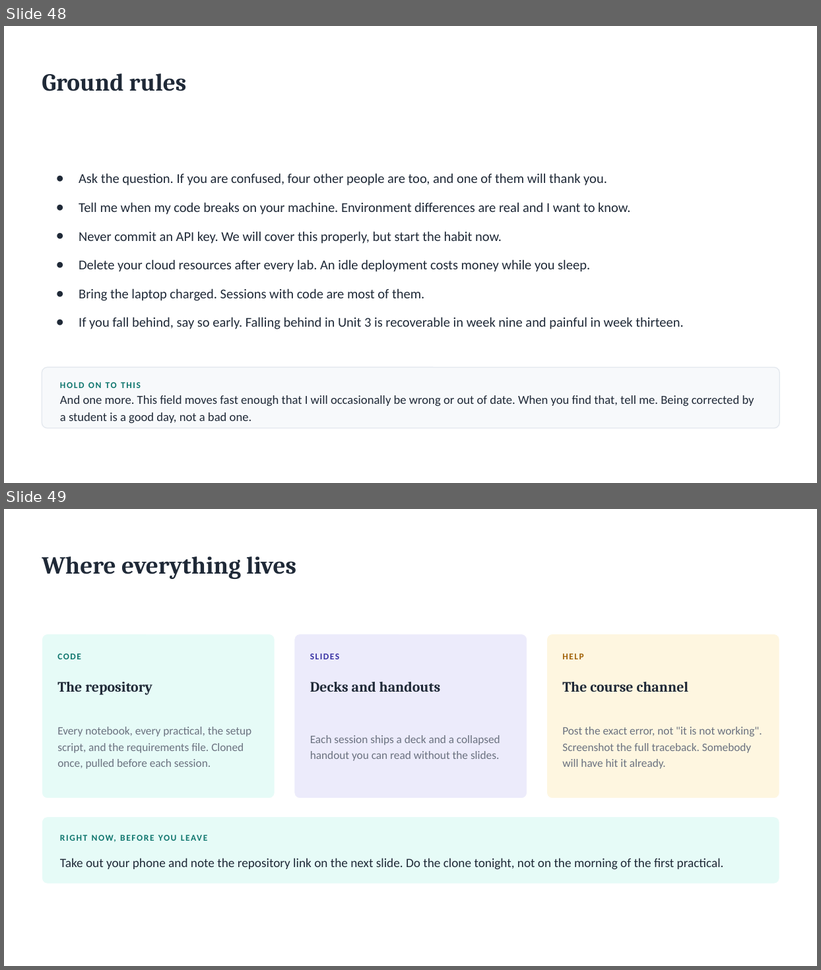
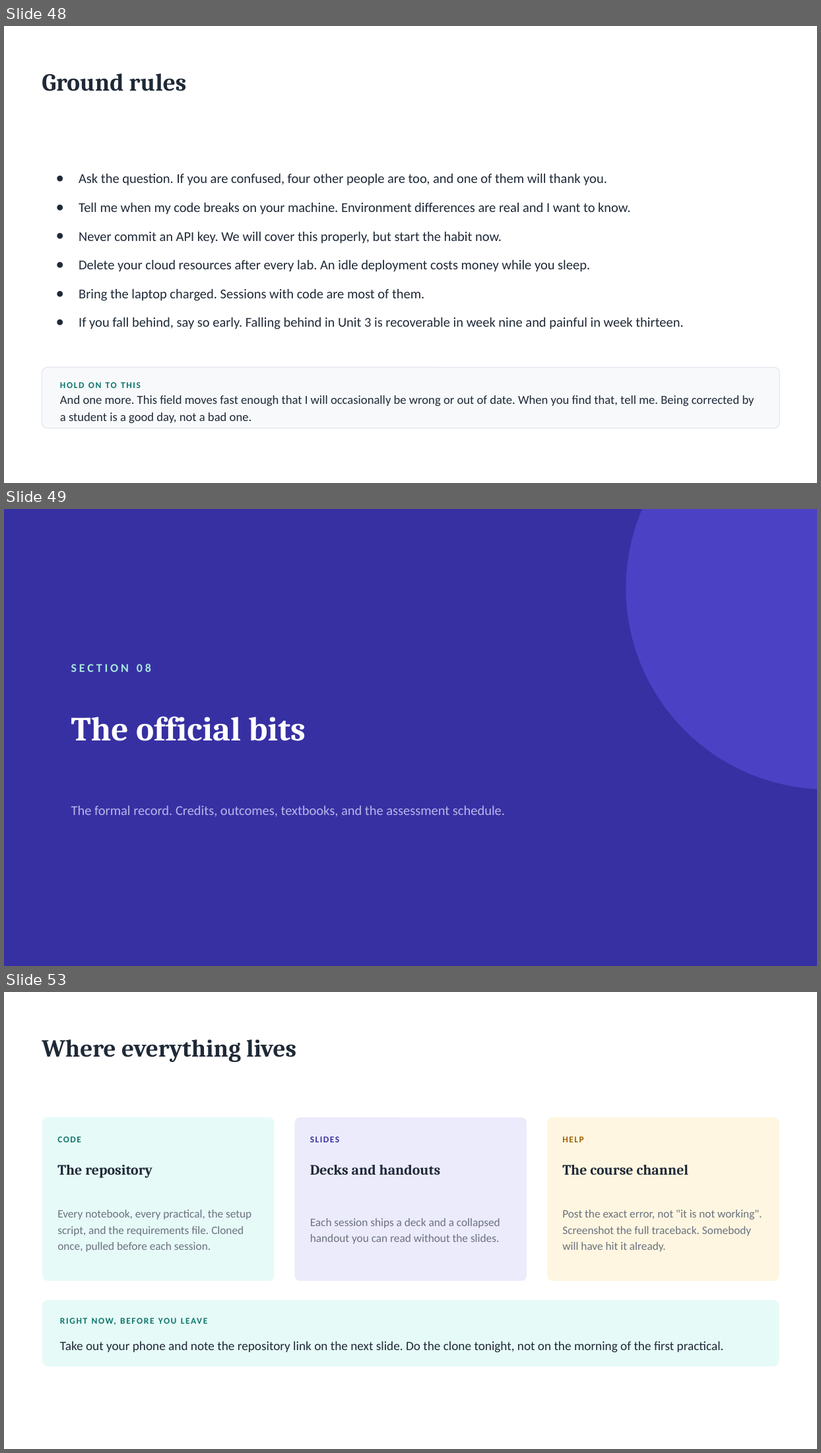
Before and after one commit to rbi-international/cse476-agentic-ai, a slide deck: slides/CSE476_Lecture_Zero.pptx. Shown one above the other, each under a label of ours: slides 48 and 49 before the commit, slides 48, 49 and 53 after it; the slides between them are not shown. The pictures are 821x970 and 821x1453 pixels, drawn with LibreOffice and Linux fonts; fonts in the diff are those of the drawing. Boxes give left, top, right and bottom in pixels: in the first picture for what was removed or moved away, otherwise in the second. Text is boxed around its words. In the diff, an @@ line names an element or a change of style, - is before the commit and + after.

```diff
--- a/slides/CSE476_Lecture_Zero.pptx
+++ b/slides/CSE476_Lecture_Zero.pptx
@@ slide 49 added at bbox=[4, 509, 817, 966], background #FFFFFF @@
@@ rectangle added at bbox=[4, 509, 817, 966], fill #3730A3 @@
@@ ellipse added at bbox=[626, 509, 817, 789], fill #4B41C4 @@
@@ text added at bbox=[71, 663, 151, 672], 14 pt, text #A7E8DC, bold @@
+SECTION 08
@@ text added at bbox=[71, 716, 305, 741], 40 pt, text #FFFFFF, bold @@
+The official bits
@@ text added at bbox=[71, 806, 505, 817], 16 pt, text #B9B5EA @@
+The formal record. Credits, outcomes, textbooks, and the assessment schedule.
@@ what was slide 49 is now slide 53 @@
```
Also in this commit, not shown: 4 other slides added, 1 slide removed, 9 other files.
